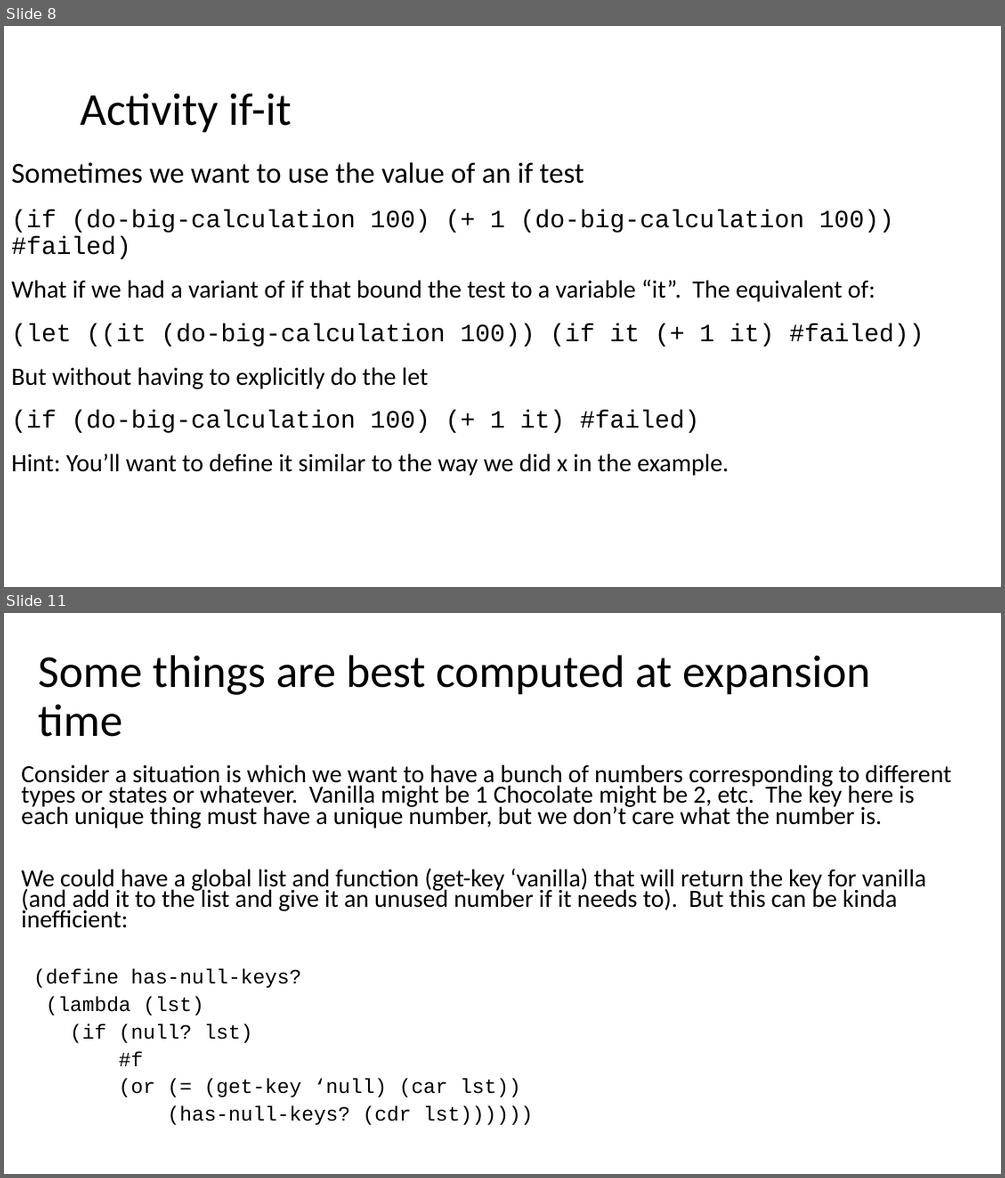
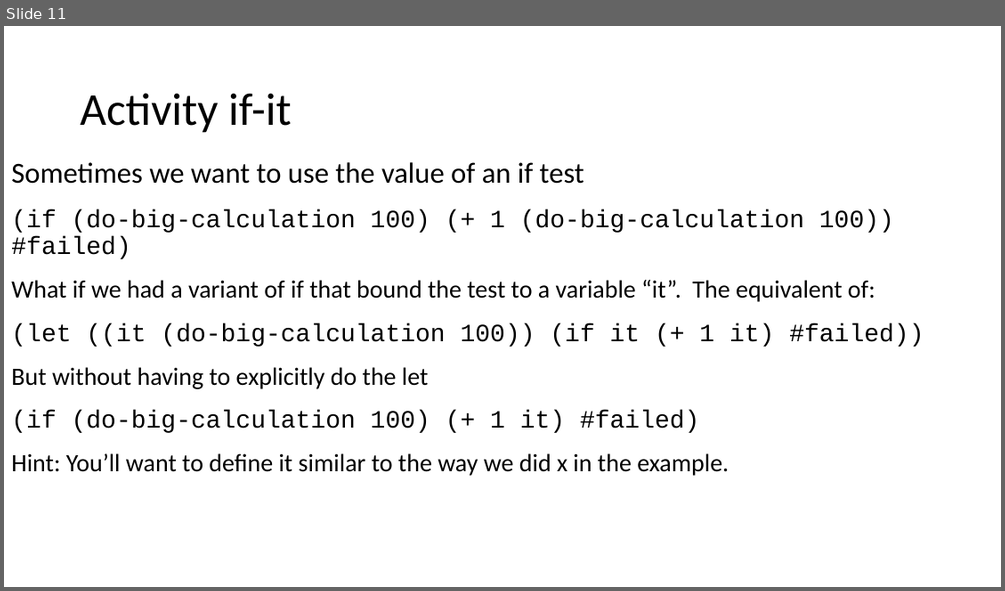
Before and after one commit to RHIT-CSSE/csse304, a slide deck: ClassMaterials/Macros2/Macros 2.pptx. Shown one above the other, each under a label of ours: slides 8 and 11 before the commit, slide 11 after it; the slides between them are not shown. The pictures are 1005x1178 and 1005x591 pixels, drawn with LibreOffice and Linux fonts; fonts in the diff are those of the drawing. Boxes give left, top, right and bottom in pixels: in the first picture for what was removed or moved away, otherwise in the second. Text is boxed around its words. In the diff, an @@ line names an element or a change of style, - is before the commit and + after.

```diff
--- a/ClassMaterials/Macros2/Macros 2.pptx
+++ b/ClassMaterials/Macros2/Macros 2.pptx
@@ slide 11 removed at (4,613,1001,1174), background #FFFFFF @@
@@ title removed at (38,655,870,737) @@
-Some things are best computed at expansion time
@@ text removed at (21,764,951,1125) @@
-Consider a situation is which we want to have a bunch of numbers corresponding to different types or states or whatever. Vanilla might be 1 Chocolate might be 2, etc. The key here is each unique thing must have a unique number, but we don’t care what the number is.
-We could have a global list and function (get-key ‘vanilla) that will return the key for vanilla (and add it to the list and give it an unused number if it needs to). But this can be kinda inefficient:
-(define has-null-keys?
-(lambda (lst)
-(if (null? lst)
-#f
-(or (= (get-key ‘null) (car lst))
-(has-null-keys? (cdr lst))))))
@@ what was slide 8 is now slide 11 @@
```
Also in this commit, not shown: 3 slides added, 3 other slides removed, 5 other files.
